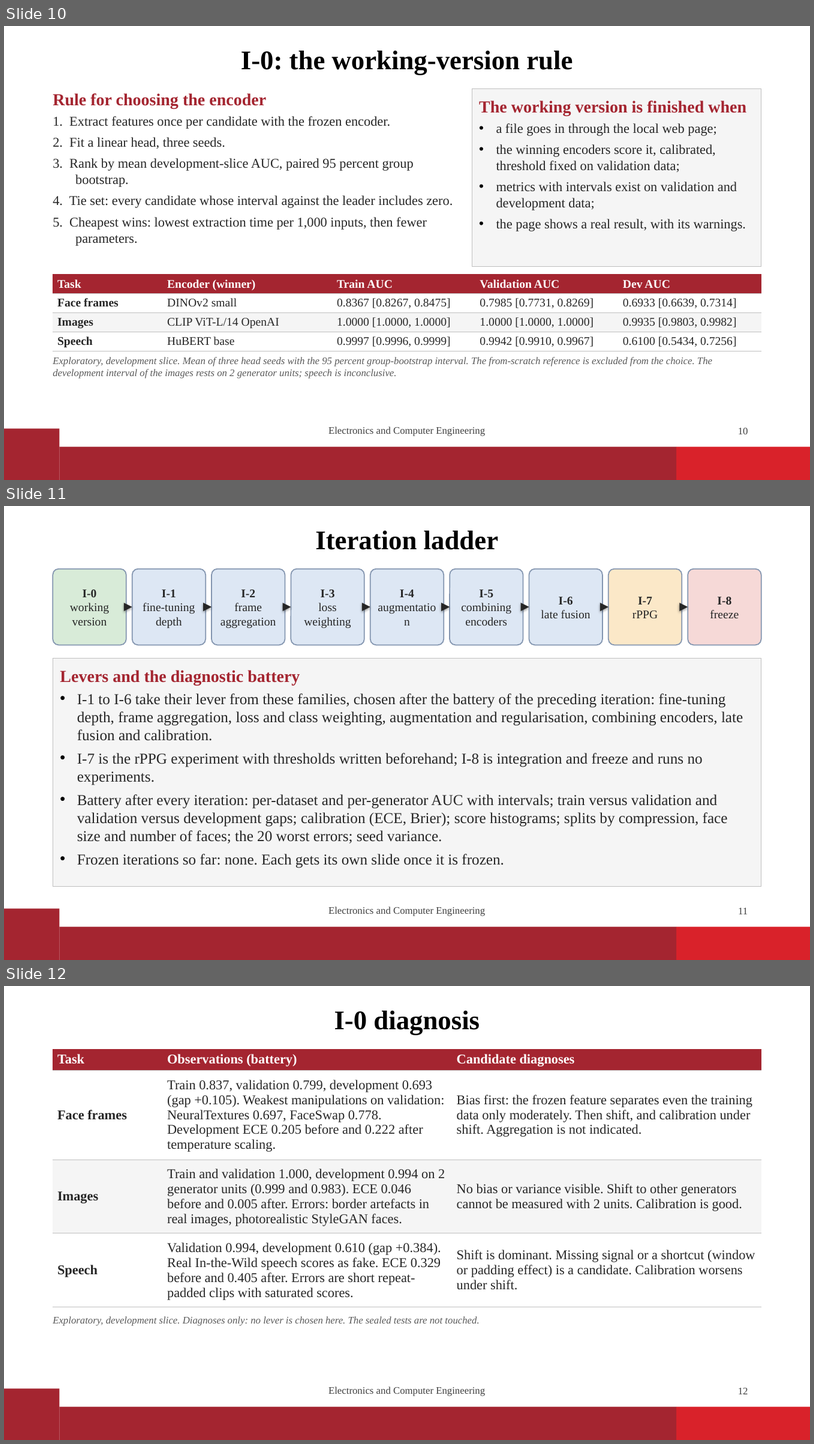
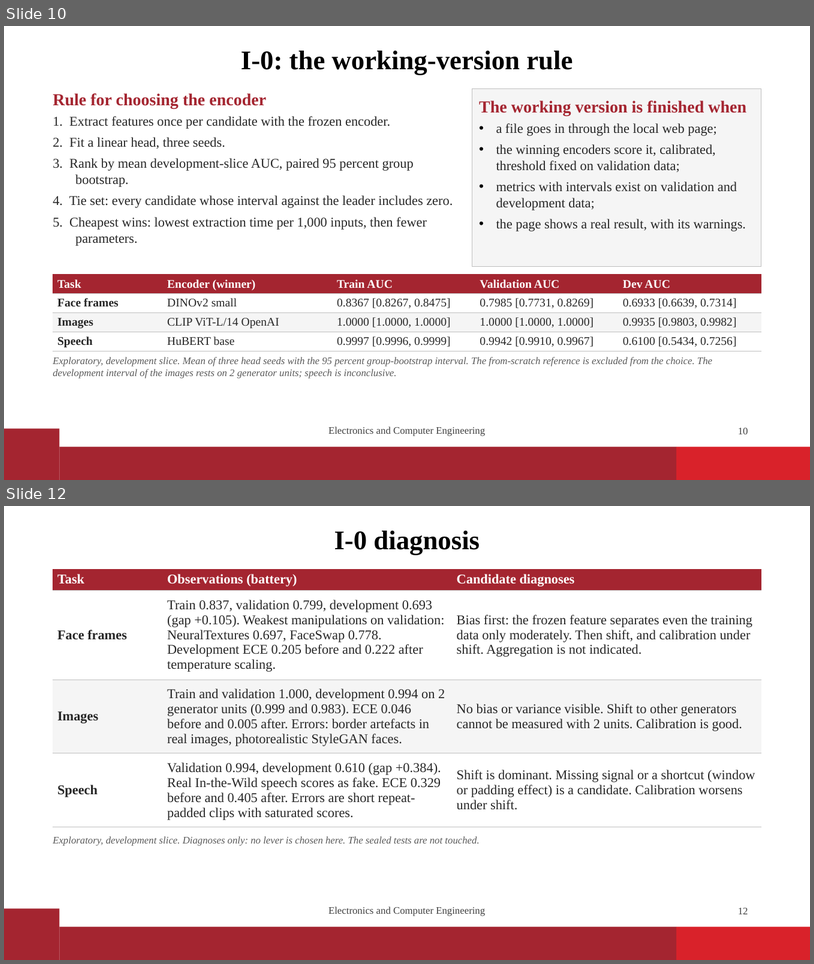
Before and after one commit to vaibhavshiroorkar/deepfake-detection, a slide deck: slides/DeepFake_Detection_Presentation.pptx. Shown one above the other, each under a label of ours: slides 10, 11 and 12 before the commit, slides 10 and 12 after it; the slides between them are not shown. The pictures are 814x1444 and 814x964 pixels, drawn with LibreOffice and Linux fonts; fonts in the diff are those of the drawing; background and template pictures are left out. Boxes give left, top, right and bottom in pixels: in the first picture for what was removed or moved away, otherwise in the second. Text is boxed around its words. In the diff, an @@ line names an element or a change of style, - is before the commit and + after.

```diff
--- a/slides/DeepFake_Detection_Presentation.pptx
+++ b/slides/DeepFake_Detection_Presentation.pptx
@@ slide 11 removed at box(4, 506, 810, 960), background #FFFFFF; not listed: 3 template elements that a slide beside it also shows @@
@@ title removed at box(315, 531, 498, 550) @@
-Iteration ladder
@@ rounded rectangle removed at box(53, 569, 126, 645) @@
-I-0
-working version
@@ rounded rectangle removed at box(132, 569, 206, 645) @@
-I-1
-fine-tuning depth
@@ rounded rectangle removed at box(212, 569, 285, 645) @@
-I-2
-frame aggregation
@@ rounded rectangle removed at box(291, 569, 365, 645) @@
-I-3
-loss weighting
@@ rounded rectangle removed at box(371, 569, 444, 645) @@
-I-4
-augmentation
@@ rounded rectangle removed at box(450, 569, 523, 645) @@
-I-5
-combining encoders
@@ rounded rectangle removed at box(530, 569, 603, 645) @@
-I-6
-late fusion
@@ rounded rectangle removed at box(609, 569, 682, 645) @@
-I-7
-rPPG
@@ rounded rectangle removed at box(688, 569, 761, 645) @@
-I-8
-freeze
@@ arrow removed from (126, 607) to (132, 607) @@
@@ arrow removed from (206, 607) to (212, 607) @@
@@ arrow removed from (285, 607) to (291, 607) @@
@@ arrow removed from (365, 607) to (371, 607) @@
@@ arrow removed from (444, 607) to (450, 607) @@
@@ arrow removed from (524, 607) to (530, 607) @@
@@ arrow removed from (603, 607) to (609, 607) @@
@@ arrow removed from (682, 607) to (688, 607) @@
@@ rectangle removed at box(53, 658, 762, 886) @@
-Levers and the diagnostic battery
-• I-1 to I-6 take their lever from these families, chosen after the battery of the preceding iteration: fine-tuning depth, frame aggregation, loss and class weighting, augmentation and regularisation, combining encoders, late fusion and calibration.
-• I-7 is the rPPG experiment with thresholds written beforehand; I-8 is integration and freeze and runs no experiments.
-• Battery after every iteration: per-dataset and per-generator AUC with intervals; train versus validation and validation versus development gaps; calibration (ECE, Brier); score histograms; splits by compression, face size and number of faces; the 20 worst errors; seed variance.
-• Frozen iterations so far: none. Each gets its own slide once it is frozen.
@@ text removed at box(329, 906, 485, 916) @@
-Electronics and Computer Engineering
@@ page number removed at box(738, 907, 748, 914) @@
-11
```
Also in this commit, not shown: 6 slides changed, 6 slides added, 28 other files.
